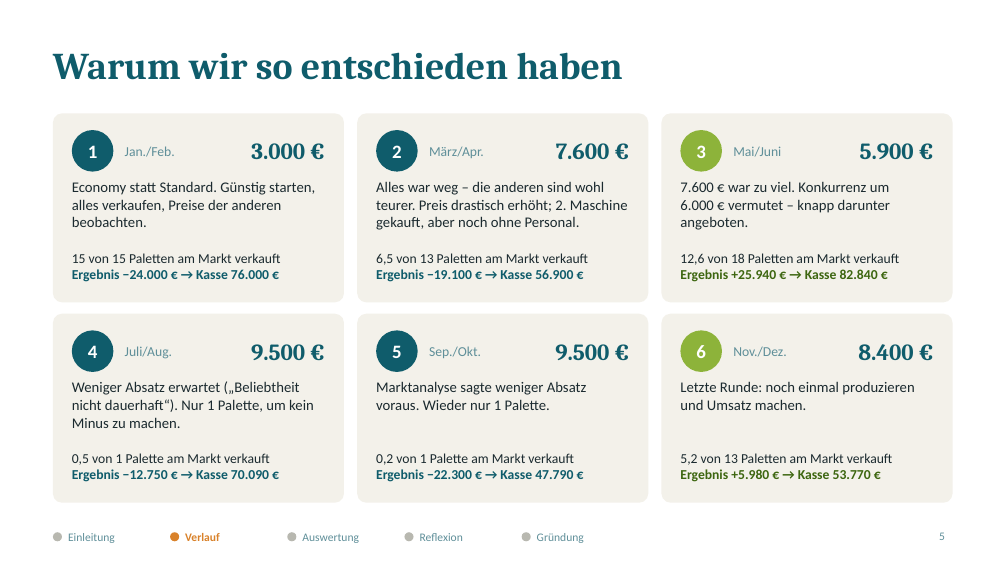
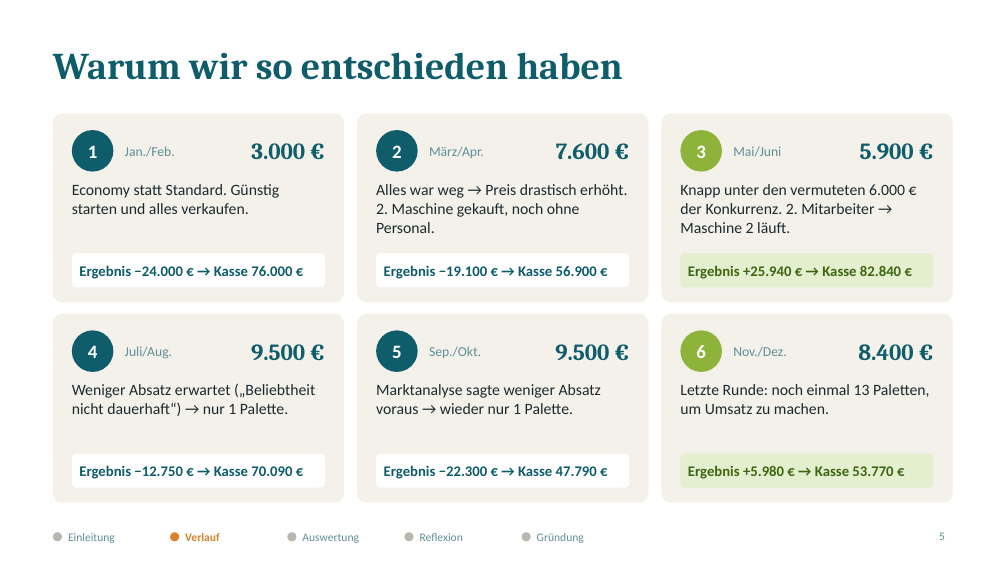
Before and after one commit to jofy0002/claude-workspace, a slide deck: slide 5 of endpraesentation/Elbharz_Endpraesentation.pptx. Drawn at 1008x567 pixels with LibreOffice and Linux fonts; fonts in the diff are those of the drawing. Boxes give left, top, right and bottom in pixels: in the first picture for what was removed or moved away, otherwise in the second. Text is boxed around its words. In the diff, an @@ line names an element or a change of style, - is before the commit and + after.

```diff
--- a/endpraesentation/Elbharz_Endpraesentation.pptx
+++ b/endpraesentation/Elbharz_Endpraesentation.pptx
@@ text at [72, 184, 280, 214]: text changed; size 14 to 15 pt @@
-Economy statt Standard. Günstig starten, alles verkaufen, Preise der anderen beobachten.
+Economy statt Standard. Günstig starten und alles verkaufen.
@@ text at [376, 184, 627, 233]: text changed; size 14 to 15 pt @@
-Alles war weg – die anderen sind wohl teurer. Preis drastisch erhöht; 2. Maschine gekauft, aber noch ohne Personal.
+Alles war weg → Preis drastisch erhöht. 2. Maschine gekauft, noch ohne Personal.
@@ text at [680, 184, 905, 233]: text changed; size 14 to 15 pt @@
-7.600 € war zu viel. Konkurrenz um 6.000 € vermutet – knapp darunter angeboten.
+Knapp unter den vermuteten 6.000 € der Konkurrenz. 2. Mitarbeiter → Maschine 2 läuft.
@@ text at [72, 253, 281, 263]: paragraph removed @@
-15 von 15 Paletten am Markt verkauft
@@ rounded rectangle added at [72, 253, 325, 287], fill #FFFFFF @@
@@ text "Ergebnis −24.000 € → Kasse ...": place and size @@
-text "Ergebnis −24.000 € → Kasse ..." at [72, 253, 281, 282]
+text "Ergebnis −24.000 € → Kasse ..." at [79, 265, 292, 279]
@@ text at [376, 253, 589, 265]: paragraph removed @@
-6,5 von 13 Paletten am Markt verkauft
@@ rounded rectangle added at [376, 253, 629, 287], fill #FFFFFF @@
@@ text "Ergebnis −19.100 € → Kasse ...": place and size @@
-text "Ergebnis −19.100 € → Kasse ..." at [376, 253, 589, 282]
+text "Ergebnis −19.100 € → Kasse ..." at [384, 265, 597, 279]
@@ text at [680, 253, 900, 265]: paragraph removed @@
-12,6 von 18 Paletten am Markt verkauft
@@ rounded rectangle added at [681, 253, 934, 287], fill #E3EFCF @@
@@ text "Ergebnis +25.940 € → Kasse ...": place and size @@
-text "Ergebnis +25.940 € → Kasse ..." at [680, 253, 900, 282]
+text "Ergebnis +25.940 € → Kasse ..." at [688, 265, 901, 279]
@@ text at [72, 383, 315, 416]: text changed; size 14 to 15 pt @@
-Weniger Absatz erwartet („Beliebtheit nicht dauerhaft“). Nur 1 Palette, um kein Minus zu machen.
+Weniger Absatz erwartet („Beliebtheit nicht dauerhaft“) → nur 1 Palette.
@@ text at [376, 384, 601, 414]: text changed; size 14 to 15 pt @@
-Marktanalyse sagte weniger Absatz voraus. Wieder nur 1 Palette.
+Marktanalyse sagte weniger Absatz voraus → wieder nur 1 Palette.
@@ text at [680, 384, 930, 414]: text changed; size 14 to 15 pt @@
-Letzte Runde: noch einmal produzieren und Umsatz machen.
+Letzte Runde: noch einmal 13 Paletten, um Umsatz zu machen.
@@ text at [72, 453, 270, 465]: paragraph removed @@
-0,5 von 1 Palette am Markt verkauft
@@ rounded rectangle added at [72, 454, 325, 488], fill #FFFFFF @@
@@ text "Ergebnis −12.750 € → Kasse ...": place and size @@
-text "Ergebnis −12.750 € → Kasse ..." at [72, 453, 270, 482]
+text "Ergebnis −12.750 € → Kasse ..." at [79, 465, 292, 479]
@@ text at [376, 453, 574, 465]: paragraph removed @@
-0,2 von 1 Palette am Markt verkauft
@@ rounded rectangle added at [376, 454, 629, 488], fill #FFFFFF @@
@@ size 13 to 14 pt; vertical alignment top to middle in 6 elements at [79, 265, 292, 279], [688, 265, 901, 279], [79, 465, 292, 479], [688, 465, 893, 479], [384, 265, 597, 279], [384, 465, 597, 479] @@
@@ text "Ergebnis −22.300 € → Kasse ...": place and size @@
-text "Ergebnis −22.300 € → Kasse ..." at [376, 453, 574, 482]
+text "Ergebnis −22.300 € → Kasse ..." at [384, 465, 597, 479]
@@ text at [680, 453, 893, 465]: paragraph removed @@
-5,2 von 13 Paletten am Markt verkauft
@@ rounded rectangle added at [681, 454, 934, 488], fill #E3EFCF @@
@@ text "Ergebnis +5.980 € → Kasse ...": place and size @@
-text "Ergebnis +5.980 € → Kasse ..." at [680, 453, 893, 482]
+text "Ergebnis +5.980 € → Kasse ..." at [688, 465, 893, 479]
```
Also in this commit, not shown: 8 other slides changed, 4 other files.
